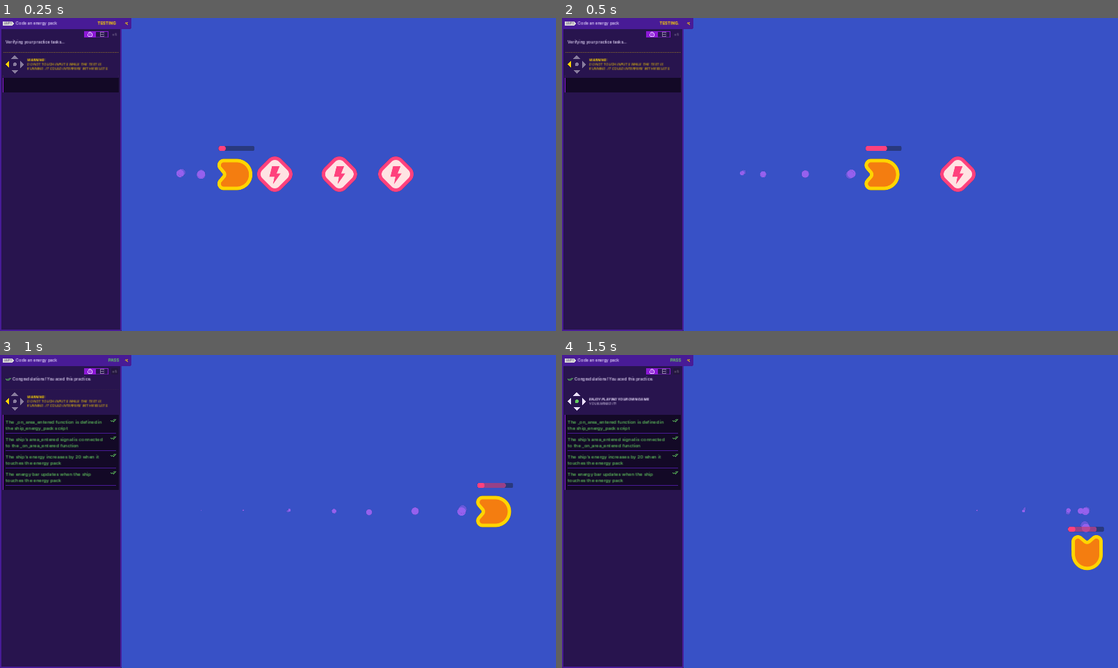
Above: before the commit, frames 1-4 (two rows, left to right).
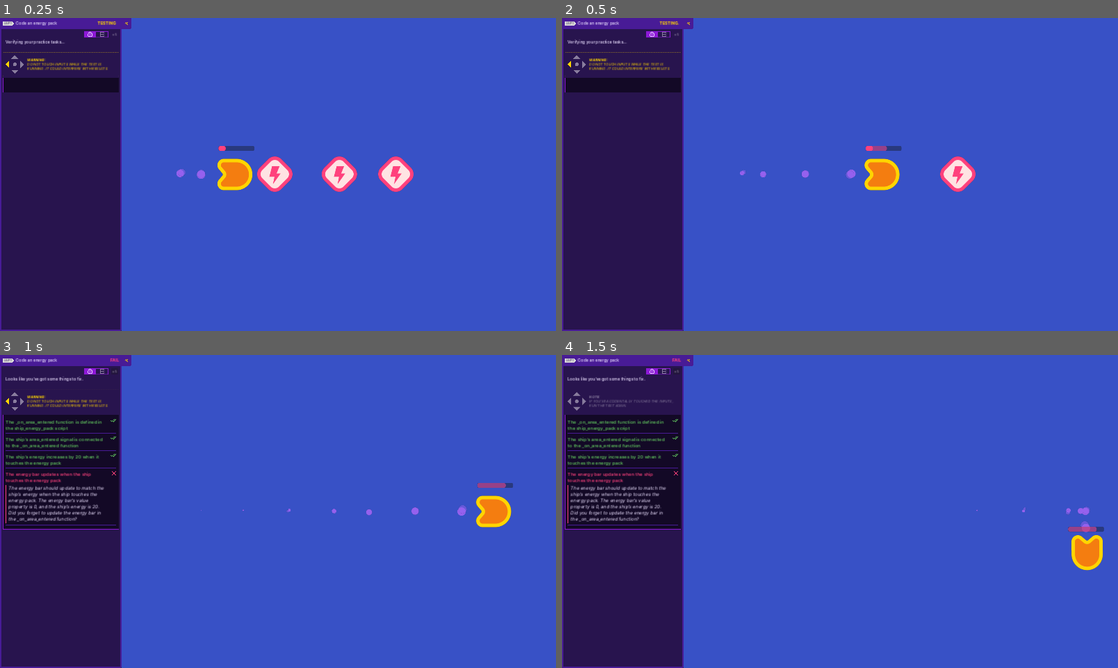
Above: after the commit, the same moments.

Repository: peeryo/2d-GameDev-course
Game: Godot game, scene res://practices/L5.P1.code_an_energy_pack/code_an_energy_pack.tscn
The game is run twice, just before and just after one commit, with the same random seed, the same clock (stepped at 60 frames per second) and the same inputs. This scene is started directly instead of the project's main scene.
Inputs:
- Up to frame 1 (0.25 s): no input
- Up to frame 2 (0.5 s): no input
- Up to frame 3 (1 s): hold D (move_right) from 0.53 s (still down)
- Up to frame 4 (1.5 s): release D (move_right) at 1.28 s; hold S (move_down) from 1.28 s (still down)

Frame 1 is identical in both runs. In frame 2, less than 0.1% of the frame differs, in the area x 55-59%, y 40-43%; in frame 3, 3.0%; in frame 4, 3.2%, in the area x 0-93%, y 1-57%.
Error after the commit: Invalid assignment of property or key 'value' with value of type 'float' on a base object of type 'null instance'. (res://practices/L5.P1.code_an_energy_pack/s…

Commit message:
not sure why this value changes, it looks the same

Diff:
--- a/05.loot_it_all_workbook/practices/L5.P1.code_an_energy_pack/ship_energy_pack.gd
+++ b/05.loot_it_all_workbook/practices/L5.P1.code_an_energy_pack/ship_energy_pack.gd
@@ -25,7 +25,7 @@
 
 func set_health(new_energy: int) -> void:
 	energy = new_energy
-	get_node("UI/EnergyBar").value = energy
+	get_node("UI/EnergyBar ").value = energy
 
 func _on_area_entered(area: Area2D) -> void:
 	set_health(energy + 20)
